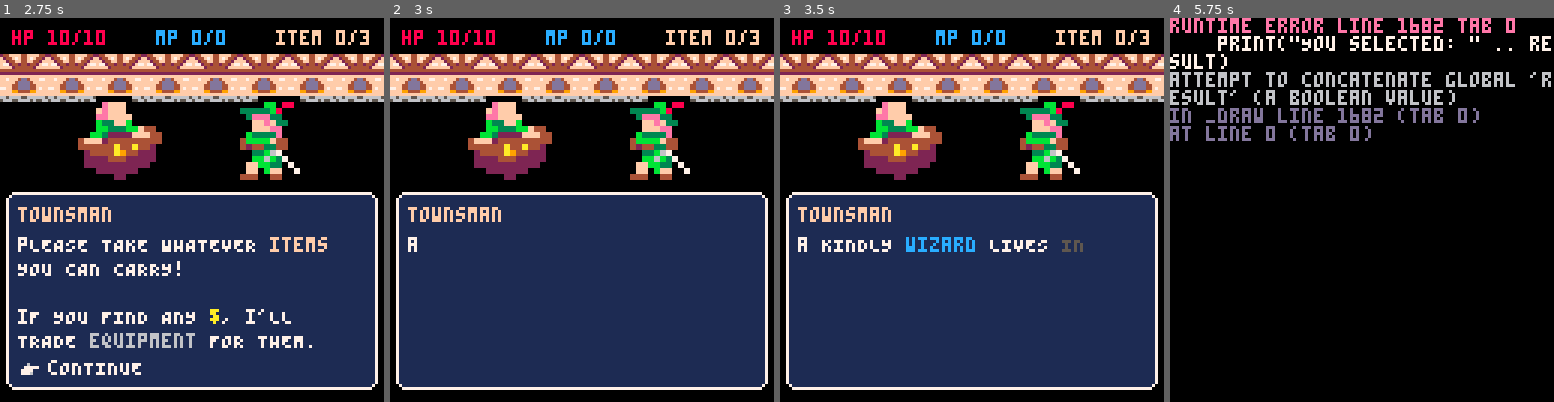
Above: before the commit, frames 1-4 (left to right).
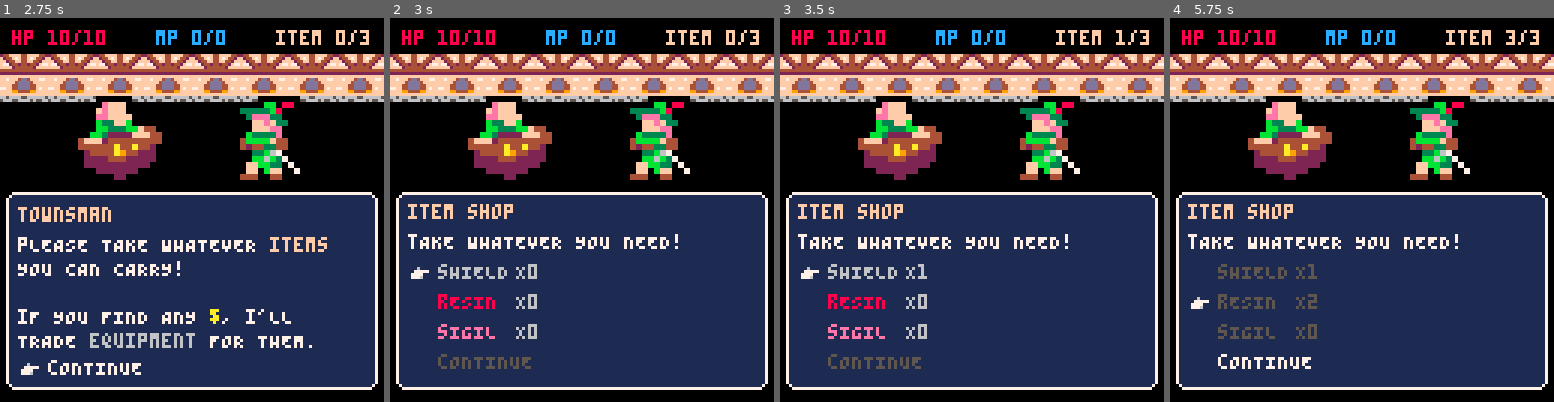
Above: after the commit, the same moments.

Repository: AddisonMink/pico8-prg
Game: PICO-8 cartridge main.p8
The game is run twice, just before and just after one commit, with the same random seed, the same clock (stepped at 60 frames per second) and the same inputs.
Inputs:
- Up to frame 1 (2.75 s): tap X (X key) at 0.33, 1.07, 1.85 s; tap O (Z key) at 0.7, 1.7, 2.1, 2.5 s; hold Right 1.6-2.1 s; hold Up 2.15-2.42 s; hold Right from 2.47 s (still down)
- Up to frame 2 (3 s): keep holding Right; tap O (Z key) at 2.9 s; tap X (X key) at 2.97 s
- Up to frame 3 (3.5 s): release Right at 3.03 s; hold Left from 3.08 s (still down); tap O (Z key) at 3.3 s
- Up to frame 4 (5.75 s): release Left at 3.58 s; hold Down 3.63-3.97 s; tap O (Z key) every 0.4 s from 3.7 to 5.7 s; hold Right 4.02-4.68 s; tap X (X key) at 4.08, 5.2 s; hold Up 4.73-5.03 s; hold Left 5.08-5.68 s; hold Down from 5.73 s (still down)

Frame 1 is identical in both runs. In frame 2, 3.1% of the frame differs, in the area x 4-75%, y 48-92%; in frame 3, 3.5%; in frame 4, 72%, in the area x 0-100%, y 0-97%.
Error before the commit: runtime error line 1682 tab 0; print("You selected: " .. result); attempt to concatenate global 'result' (a boolean value)

Commit message:
add state machines to dialogue. add item shop to town.

Diff:
--- a/dialogue.lua
+++ b/dialogue.lua
@@ -37,6 +37,8 @@
           current_page.background = sub(line, 13)
         elseif sub(line, 1, 4) == "@npc" then
           current_page.npc = sub(line, 6)
+        elseif sub(line, 1, 14) == "@state_machine" then
+          current_page.state_machine = sub(line, 16)
         elseif in_body then
           if current_page.body == "" then
             current_page.body = line
@@ -67,9 +69,13 @@
 
   local function init_page()
     local page = pages[page_idx]
-    pages[page_idx].body:load()
-    pages[page_idx].text_crawl_done = false
-    pages[page_idx].option_idx = 1
+    page.body:load()
+    page.text_crawl_done = false
+    page.option_idx = 1
+    page.state_machine_result = nil
+    if page.state_machine then
+      tools[page.state_machine]:load()
+    end
   end
 
   function me:load()
@@ -89,11 +95,33 @@
     end
   end
 
+  local function advance_to_next_page()
+    local page = pages[page_idx]
+    local callback_result = nil
+    if page.callback then
+      callback_result = tools[page.callback](page.option_idx)
+    end
+
+    if callback_result and callback_result.result then
+      return callback_result.result
+    elseif callback_result and callback_result.page then
+      advance_to_page(callback_result.page)
+    elseif page_idx < #pages then
+      advance_to_page(page_idx + 1)
+    else
+      return page.option_idx
+    end
+  end
+
   function me:update()
     if #pages == 0 then return end
     local page = pages[page_idx]
 
-    if state.fade_in and time() - state.fade_in > transition_dur then
+    if page.state_machine and not page.state_machine_result then
+      page.state_machine_result = tools[page.state_machine]:update()
+    elseif page.state_machine and page.state_machine_result then
+      return advance_to_next_page()
+    elseif state.fade_in and time() - state.fade_in > transition_dur then
       state = { normal = true }
     elseif state.normal and page.text_crawl_done then
       if btnp(2) then
@@ -101,20 +129,7 @@
       elseif btnp(3) then
         page.option_idx = page.option_idx % #page.options + 1
       elseif btnp(4) then
-        local callback_result = nil
-        if page.callback then
-          callback_result = tools[page.callback](page.option_idx)
-        end
-
-        if callback_result and callback_result.result then
-          return callback_result.result
-        elseif callback_result and callback_result.page then
-          advance_to_page(callback_result.page)
-        elseif page_idx < #pages then
-          advance_to_page(page_idx + 1)
-        else
-          return page.option_idx
-        end
+        return advance_to_next_page()
       end
     elseif state.normal then
       page.text_crawl_done = page.body:update()
@@ -127,6 +142,12 @@
 
   local function draw_page()
     local page = pages[page_idx]
+
+    if page.state_machine then
+      tools[page.state_machine]:draw()
+      return
+    end
+
     local x, y = x, y
     local option_y = y + h - (#page.options * 10)
 
--- a/dialogues.lua
+++ b/dialogues.lua
@@ -11,6 +11,9 @@
 If you find any <c10>$<r>, I'll trade <c6>EQUIPMENT<r> for them.
 @body
 @option Continue
+
+@page
+@state_machine item_shop
 @callback go_to_hint
 
 @page
@@ -54,10 +57,11 @@
 @callback leave
 ]],
   {
+    item_shop = item_shop_new(),
     go_to_hint = function()
-      local page = not global.flags.wizard and 2
-          or not global.flags.temple and 3
-          or 5
+      local page = not global.flags.wizard and 3
+          or not global.flags.temple and 4
+          or 6
       return { page = page }
     end,
     leave = function() return { result = true } end
--- a/main.p8
+++ b/main.p8
@@ -8,14 +8,14 @@
 #include sprites.lua
 #include global.lua
 #include dialogue.lua
+#include item.lua
+#include item_shop.lua
 #include dialogues.lua
-#include item.lua
 #include equipment.lua
 #include spell.lua
 #include enemy.lua
 #include battle_menu.lua
 #include battle.lua
-#include item_shop.lua
 
 dialogue = townsman
 result = nil
